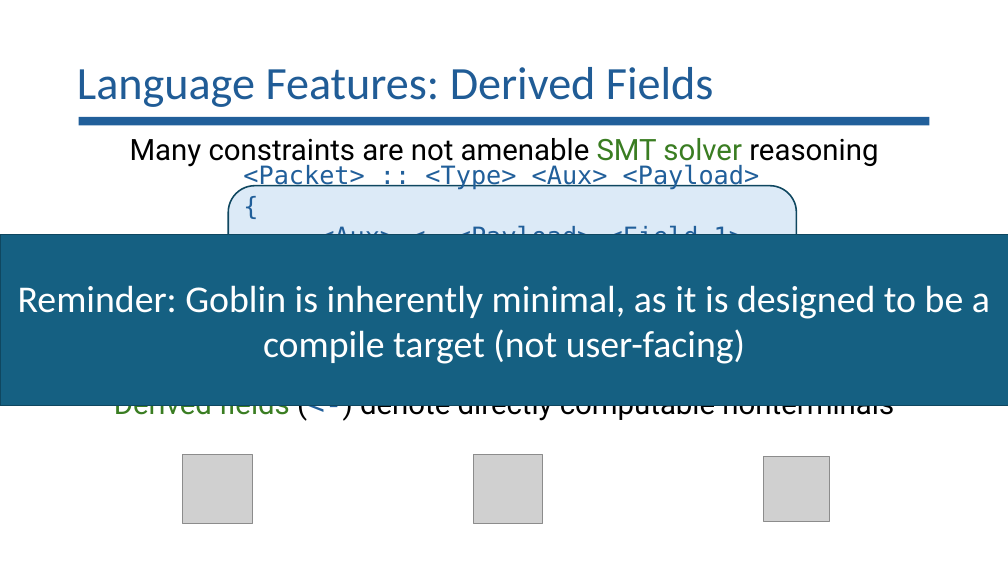
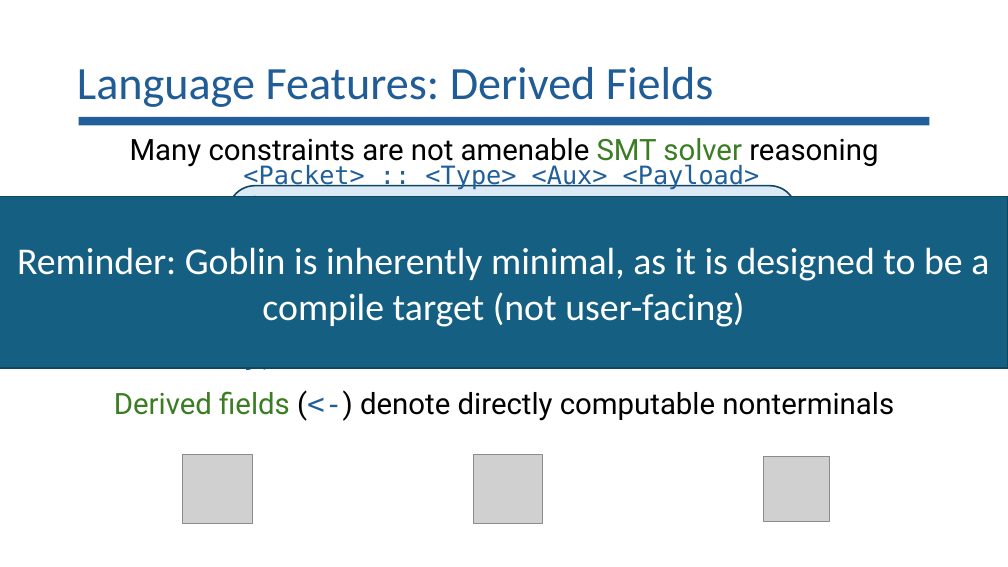
Before and after one commit to lorchrob/goblin_slides, a slide deck: slide 39 of goblin_slides.pptx. Drawn at 1008x567 pixels with LibreOffice and Linux fonts; fonts in the diff are those of the drawing; grey boxes stand for pictures. Boxes give left, top, right and bottom in pixels: in the first picture for what was removed or moved away, otherwise in the second. Text is boxed around its words. In the diff, an @@ line names an element or a change of style, - is before the commit and + after.

```diff
--- a/goblin_slides.pptx
+++ b/goblin_slides.pptx
@@ rectangle "Reminder: Goblin is inherently minimal, ..." moved from (x1=0, y1=234, x2=1008, y2=405) to (x1=0, y1=197, x2=1008, y2=368) @@
```
Also in this commit, not shown: 6 other slides changed.
